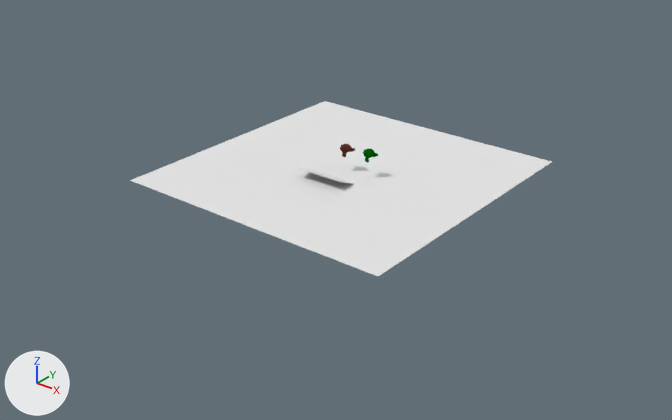
The Blender file Game.blend: old version first, new version second.
Camera for both pictures: a 50 mm lens placed at (84.0, -107.5, 59.1), pointed at (0.9, -3.7, -5.2). Every picture has the same lights, and +X, +Y and +Z are marked at lower left.

The scene before the commit, as lines of its bpy script (objects in view):
```python
me_plane = bpy.data.meshes.new('Plane')
me_plane.from_pydata([(-1.0, -1.0, 0.0), (1.0, -1.0, 0.0), (-1.0, 1.0, 0.0), (1.0, 1.0, 0.0)], [], [(0, 1, 3, 2)])
me_plane.materials.append(mat_shadow)  # white #e7e7e7
me_suzanne_001 = bpy.data.meshes.new('Suzanne.001')
me_suzanne_001.from_pydata(...)  # 507 vertices, 500 faces; spans x -1.37..1.37, y -0.85..0.85, z -0.98..0.98
me_suzanne_001.polygons.foreach_set('use_smooth', [True] * 500)
me_suzanne_001.materials.append(mat_material_004)  # dark green #005a03
ob_plane = bpy.data.objects.new('Plane', me_plane)
ob_plane.location = (0.0, 0.0, 0.0)
ob_plane.scale = (23.9, 23.9, 23.9)
ob_suzanne_001 = bpy.data.objects.new('Suzanne.001', me_suzanne_001)
ob_suzanne_001.location = (4.4, 0.2, 3.8)
```
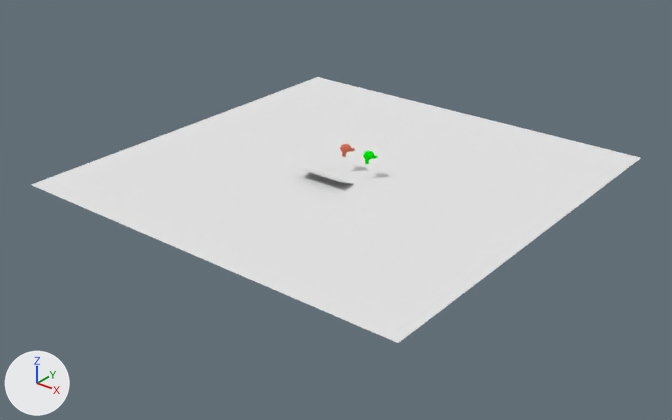
Changed parts and their boxes [x1, y1, x2, y2] in the pictures (672 x 420 px):
'Plane', rescaled (44% wider, 52% taller)
    before: [130, 101, 552, 276]
    after: [31, 77, 641, 343]
'Suzanne.001', moved
    before: [362, 149, 378, 162]
    after: [363, 151, 378, 164]

What the commit changed:
Object 'Suzanne.001' (ob_suzanne_001) moves from (4.4, 0.2, 3.8) to (4.4, 0.2, 3.4).
Object 'Plane' (ob_plane) is rescaled from (23.9, 23.9, 23.9) to (34.6, 34.6, 34.6).
